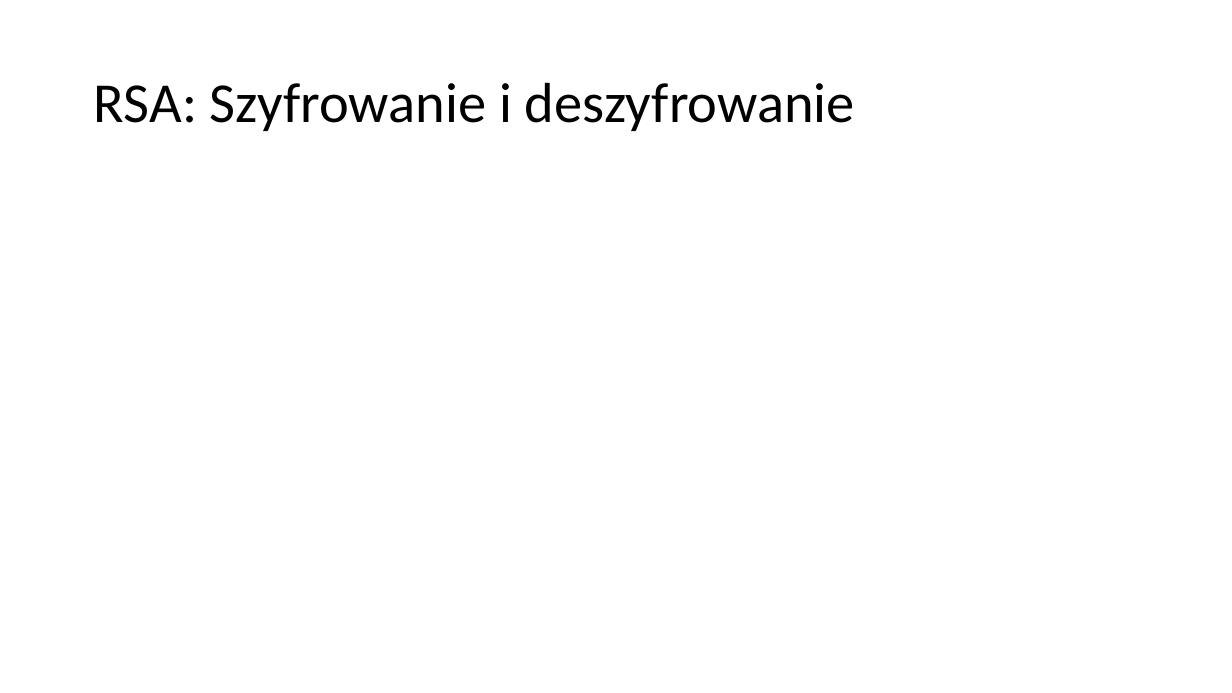
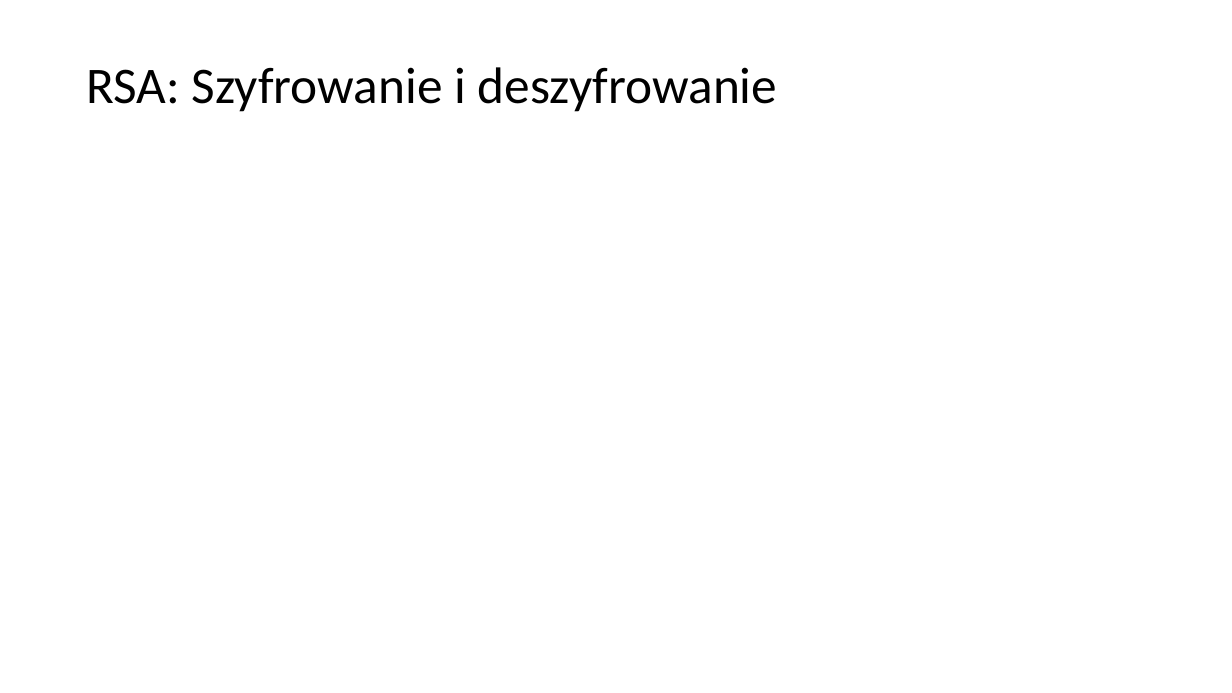
Before and after one commit to blackbat13/cs-lut, a slide deck: slide 6 of Algorytmy/Szyfrowanie asymetryczne.pptx. Drawn at 1232x693 pixels with LibreOffice and Linux fonts; fonts in the diff are those of the drawing; grey boxes stand for pictures. Boxes give left, top, right and bottom in pixels: in the first picture for what was removed or moved away, otherwise in the second. Text is boxed around its words. In the diff, an @@ line names an element or a change of style, - is before the commit and + after.

Commit message:
Szyfrowanie asymetryczne - aktualizacja

```diff
--- a/Algorytmy/Szyfrowanie asymetryczne.pptx
+++ b/Algorytmy/Szyfrowanie asymetryczne.pptx
@@ rectangle added at box(0, 0, 1232, 175), fill #FFFFFF @@
@@ title "RSA: Szyfrowanie i deszyfrowanie": place and size @@
-title "RSA: Szyfrowanie i deszyfrowanie" at box(94, 82, 855, 131)
+title "RSA: Szyfrowanie i deszyfrowanie" at box(86, 67, 778, 112)
@@ title "RSA: Szyfrowanie i deszyfrowanie" at box(86, 67, 778, 112): size 44 to 40 pt @@
```
Also in this commit, not shown: 9 other slides changed, 1 other file.
